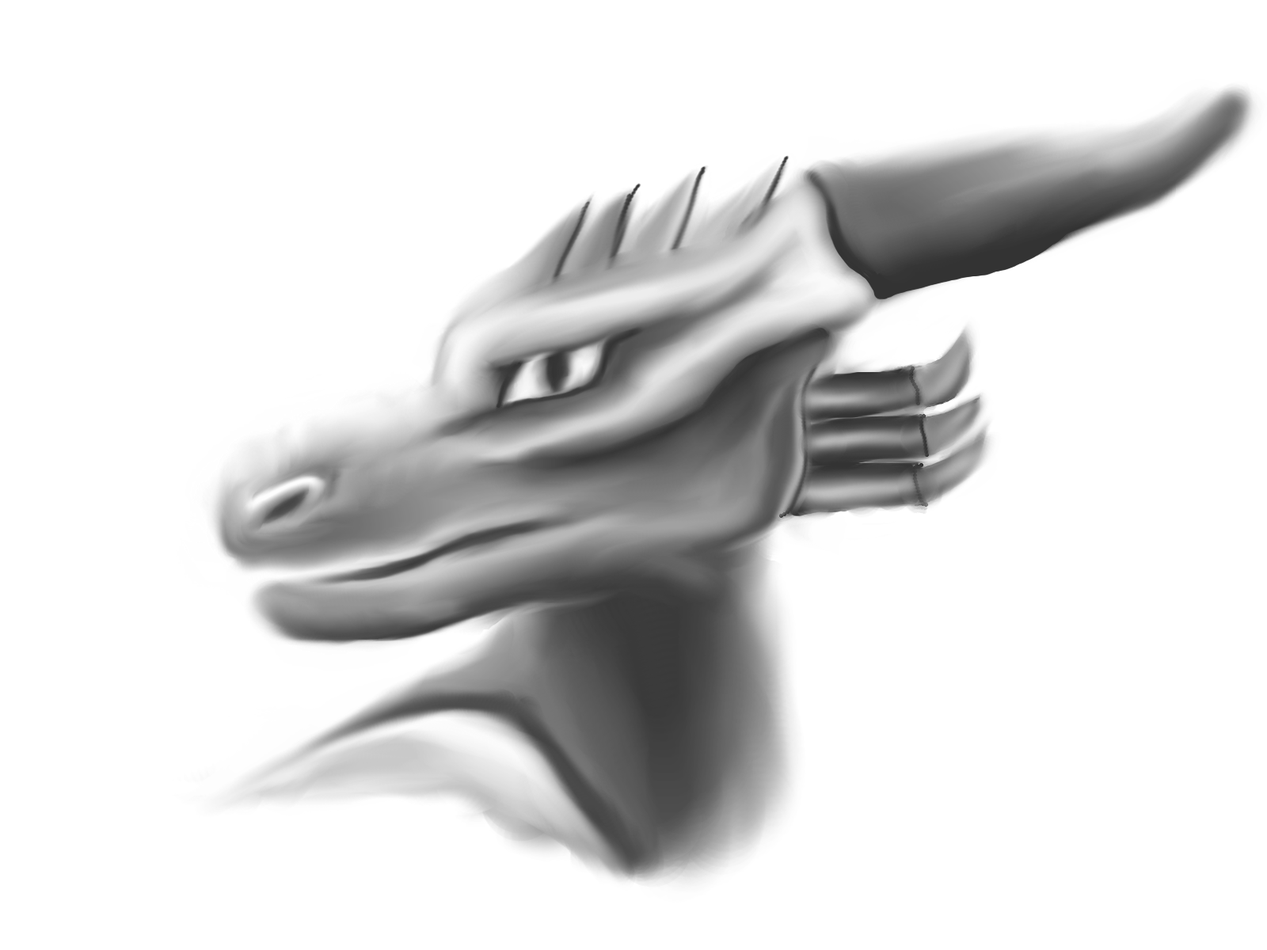
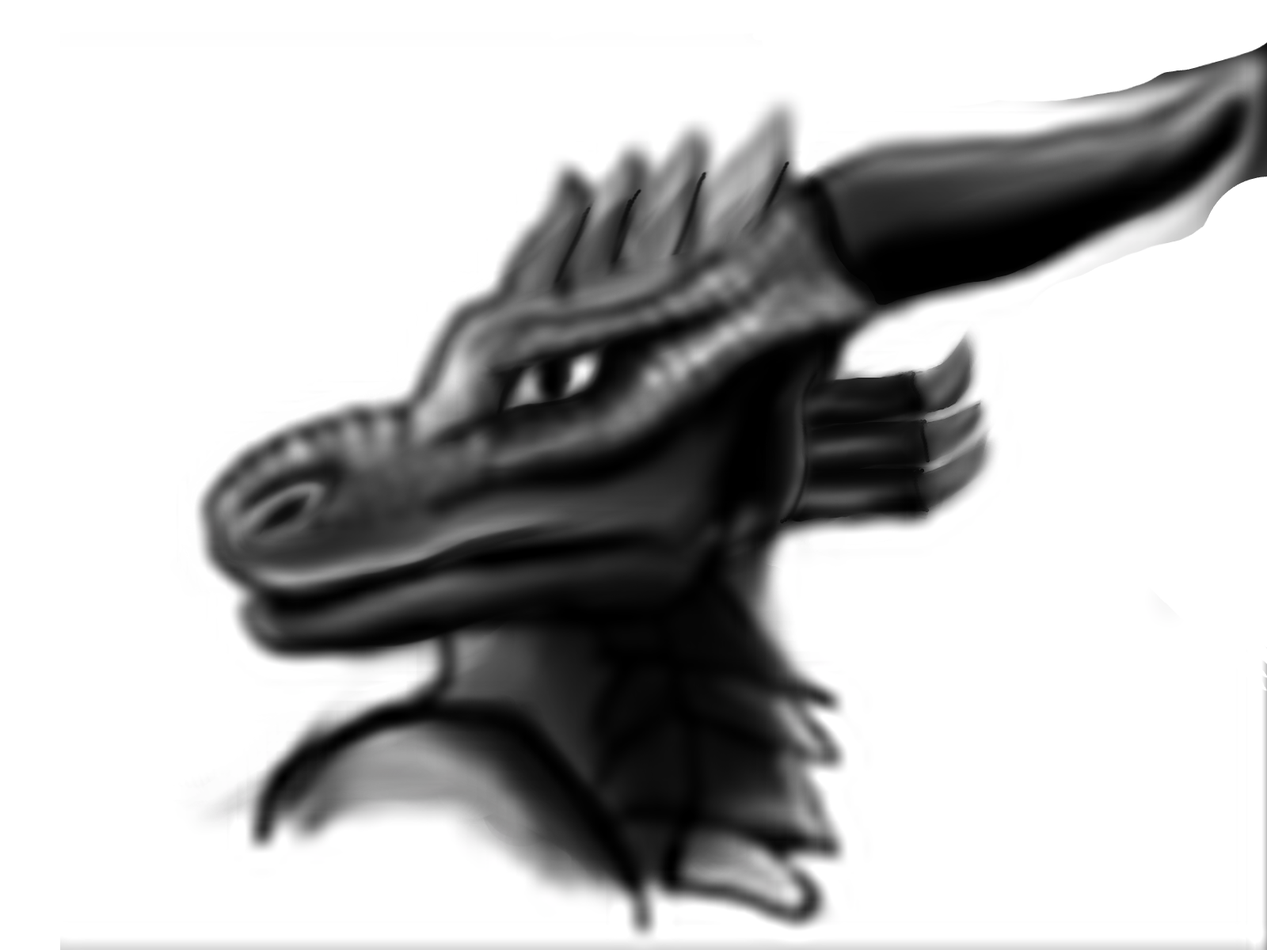
The second 1267 × 950 image is a revision of the first. Changes to its layers:
renamed "Ebene" to "Sichtbar", opacity 80% → 100%, painted on it over [60, 33, 1267, 950]
